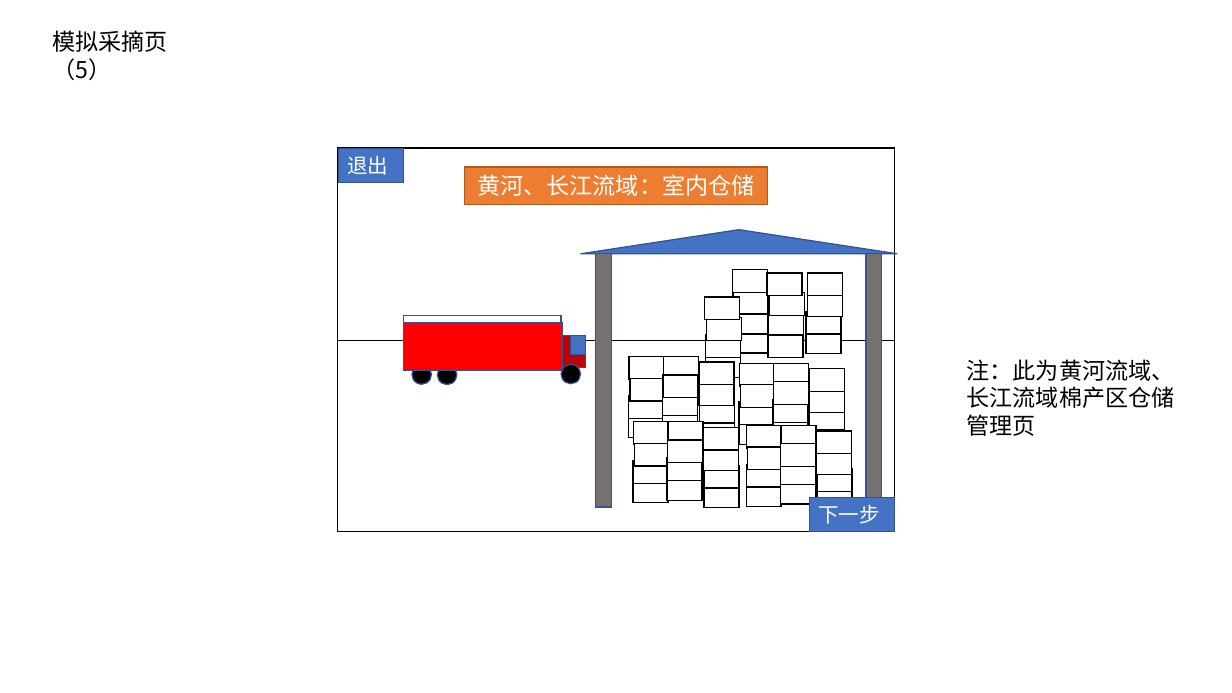
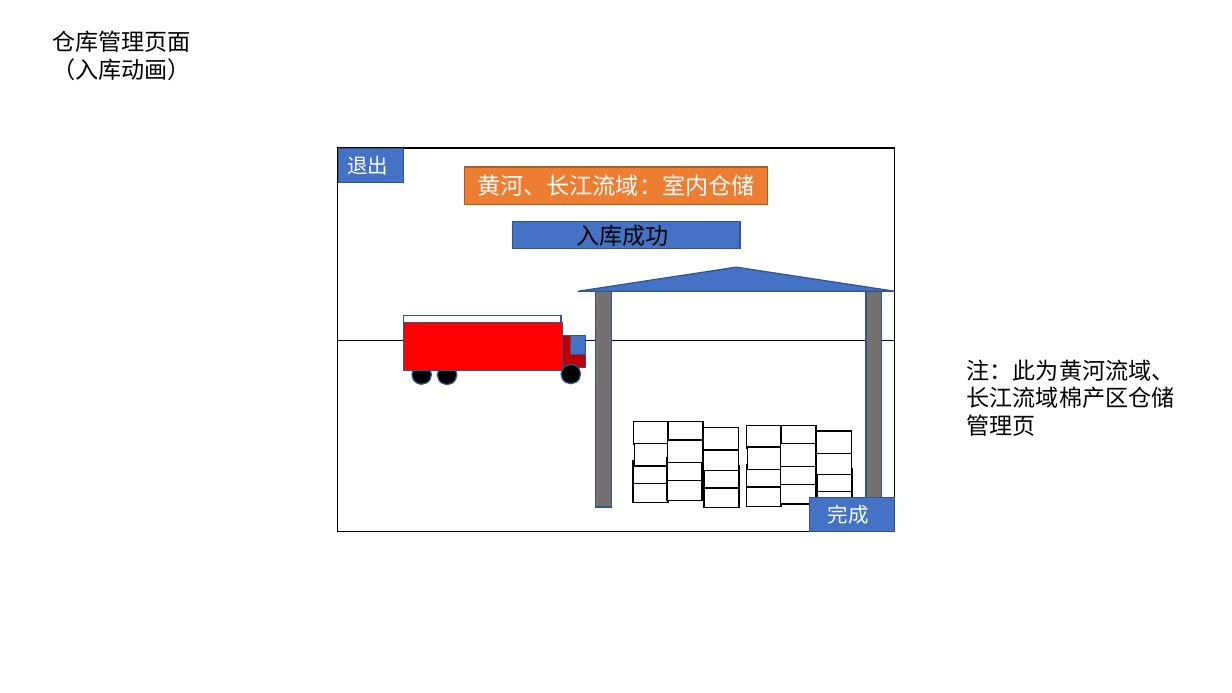
Before and after one commit to jerryfeng2003/The_C_design_on_cotton, a slide deck: slide 21 of 相关资料/界面设计(第一版）.pptx (slide 9 before the commit). Drawn at 1232x693 pixels with LibreOffice and Linux fonts; fonts in the diff are those of the drawing. Boxes give left, top, right and bottom in pixels: in the first picture for what was removed or moved away, otherwise in the second. Text is boxed around its words. In the diff, an @@ line names an element or a change of style, - is before the commit and + after.

```diff
--- a/相关资料/界面设计(第一版）.pptx
+++ b/相关资料/界面设计(第一版）.pptx
@@ text at <box>52,30,191,80</box>: text changed @@
-模拟采摘页（5）
+仓库管理页面（入库动画）
@@ rectangle added at <box>513,222,740,249</box>, fill #4472C4, outline #325491 1 pt @@
@@ text added at <box>576,220,668,249</box>, 18 pt, text #000000 @@
+入库成功
@@ triangle: place and size @@
-triangle at <box>580,230,897,254</box>
+triangle at <box>578,267,895,291</box>
@@ rectangle: place and size @@
-rectangle at <box>595,253,611,507</box>
+rectangle at <box>595,291,611,506</box>
@@ rectangle removed at <box>705,297,740,320</box> @@
@@ rectangle removed at <box>732,270,767,293</box> @@
@@ rectangle removed at <box>733,291,768,314</box> @@
@@ rectangle removed at <box>767,273,802,296</box> @@
@@ rectangle removed at <box>770,293,805,316</box> @@
@@ rectangle removed at <box>808,294,843,317</box> @@
@@ rectangle removed at <box>808,273,843,296</box> @@
@@ rectangle: place and size @@
-rectangle at <box>866,254,882,508</box>
+rectangle at <box>866,291,882,507</box>
@@ rectangle removed at <box>707,318,742,341</box> @@
@@ rectangle removed at <box>733,311,768,335</box> @@
@@ rectangle removed at <box>769,311,804,335</box> @@
@@ rectangle removed at <box>806,311,841,335</box> @@
@@ rectangle removed at <box>705,355,740,378</box> @@
@@ rectangle removed at <box>705,335,740,359</box> @@
@@ rectangle removed at <box>732,331,767,354</box> @@
@@ rectangle removed at <box>768,335,803,359</box> @@
@@ rectangle removed at <box>806,331,841,354</box> @@
@@ group removed at <box>628,357,735,443</box>: 12 rectangles @@
@@ group removed at <box>739,363,845,449</box>: 12 rectangles @@
@@ text in rectangle at <box>828,505,869,524</box>: text changed @@
-下一步
+完成
```
Also in this commit, not shown: 8 other slides changed, 12 slides added, 2 slides removed, 3 other files.
